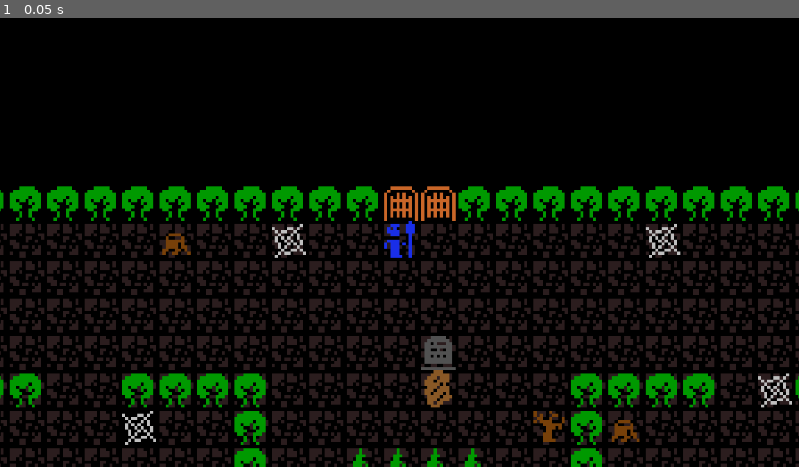
Above: before the commit, frame 1.
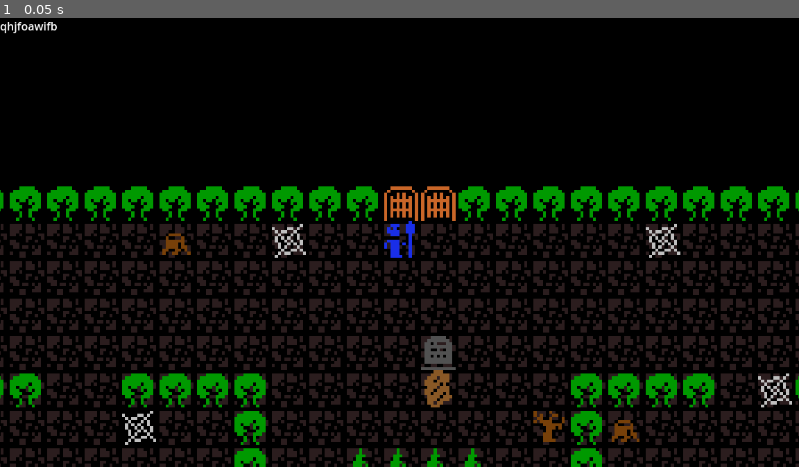
Above: after the commit, the same moment.

Repository: LucyJuza/trijam-bast-luci-luca
Game: Godot game, scene res://main.tscn
The game is run twice, just before and just after one commit, with the same random seed, the same clock (stepped at 60 frames per second) and the same inputs.
Inputs:
- Up to frame 1 (0.05 s): no input

The runs differ from the first frame. In frame 1, less than 0.1% of the frame differs, in the area x 0-8%, y 0-4%.

Commit message:
feat: creuse

Diff:
--- a/global.gd
+++ b/global.gd
@@ -3,28 +3,56 @@
 var score = 0;
 var is_digging =false;
 var displacement_delay = 0.05
+var tombs = [{"pos": Vector2i(0,0), "hps": 100,"damages_dealt": 0,"zombied": false}]
+var lastDugTomb = null;
 signal score_updated
+signal digging_updated
 signal displacement_time_updated
+signal grave_screen_updated
 # Called when the node enters the scene tree for the first time.
 func _ready():
 	pass # Replace with function body.
 
-
+func update_grave_screen(hps_damage_dealt):
+	pass
 # Called every frame. 'delta' is the elapsed time since the previous frame.
 func _process(delta):
 	pass
 
 func update_score(scoreUp):
-	score = scoreUp
+	score += scoreUp
+	if (score % 5) == 0:
+		displacement_delay += 0.05
+		displacement_time_updated.emit()
 	score_updated.emit()
 	pass
 
-func dig():
+func dig(tile_position: Vector2i):
 	print("started digging")
-	is_digging = true
+	var flag = false;
+	for tomb in tombs:
+		if tomb["pos"] == tile_position:
+			flag = true;
+			grave_screen_updated.emit(tomb["hps"],tomb["damages_dealt"])
+			if (tomb["hps"] > 0) and (not tomb["zombied"]):
+				is_digging = true
+		lastDugTomb = tomb
+	if not flag:
+		lastDugTomb = {"pos": tile_position, "hps": 100, "damages_dealt":0, "zombied": false}
+		tombs.push_back(lastDugTomb)
+		grave_screen_updated.emit(100,0)
+		is_digging = true
+	digging_updated.emit()
 	pass
 
 func stop_digging():
-	print("stopped digging")
 	is_digging = false;
+	digging_updated.emit()
 	pass
+
+func update_last_dug_infos(hps,damages,zombied):
+	var lastDugIndex = tombs.find(lastDugTomb)
+	if lastDugIndex != -1:
+		tombs[lastDugIndex]["hps"] = hps
+		tombs[lastDugIndex]["damages_dealt"] = damages
+		tombs[lastDugIndex]["zombied"] = zombied
--- a/main.tscn
+++ b/main.tscn
@@ -1,10 +1,9 @@
-
-[gd_scene load_steps=3 format=3 uid="uid://bs56hjrbbudxp"]
-
-
+[gd_scene load_steps=5 format=3 uid="uid://bs56hjrbbudxp"]
 
 [ext_resource type="PackedScene" uid="uid://bptwwwn2rrok6" path="res://scenes/grave.tscn" id="1_goc4n"]
 [ext_resource type="PackedScene" uid="uid://bclaci0plqmfy" path="res://scenes/player.tscn" id="2_ylf77"]
+[ext_resource type="PackedScene" uid="uid://cpexv3sfbpnsv" path="res://scenes/grave_screen.tscn" id="3_ft0g6"]
+[ext_resource type="Script" path="res://score.gd" id="4_1865u"]
 
 [node name="Node2D" type="Node2D"]
 
@@ -17,3 +16,14 @@
 [node name="Camera2D" type="Camera2D" parent="Grave/Player"]
 position = Vector2(6, 7)
 zoom = Vector2(4.495, 4.495)
+
+[node name="GraveScreen" parent="." instance=ExtResource("3_ft0g6")]
+visible = false
+
+[node name="CanvasLayer" type="CanvasLayer" parent="."]
+
+[node name="score" type="Label" parent="CanvasLayer"]
+offset_right = 83.0
+offset_bottom = 23.0
+text = "qhjfoawifb"
+script = ExtResource("4_1865u")
--- a/scenes/grave_screen.tscn
+++ b/scenes/grave_screen.tscn
@@ -14,7 +14,7 @@
 [node name="GraveBG" type="ColorRect" parent="."]
 offset_right = 1152.0
 offset_bottom = 645.0
-color = Color(0.309804, 0.309804, 0.309804, 1)
+color = Color(1, 1, 1, 0)
 
 [node name="GraveLabel" type="Label" parent="GraveBG"]
 layout_mode = 0
@@ -50,23 +50,3 @@
 offset_top = -0.105003
 offset_right = 300.128
 offset_bottom = 449.895
-
-[node name="TreasuresGotten" type="Label" parent="GraveBG"]
-unique_name_in_owner = true
-layout_mode = 0
-offset_left = 774.0
-offset_top = 208.0
-offset_right = 814.0
-offset_bottom = 231.0
-text = "0"
-horizontal_alignment = 1
-vertical_alignment = 1
-
-[node name="Zombie" type="Label" parent="GraveBG"]
-unique_name_in_owner = true
-layout_mode = 0
-offset_left = 772.0
-offset_top = 248.0
-offset_right = 868.0
-offset_bottom = 271.0
-text = "Tout va bien"
--- a/scenes/player.tscn
+++ b/scenes/player.tscn
@@ -41,7 +41,7 @@
 	else:
 		is_tile_above_diggable = false;
 	if is_tile_above_diggable and Input.is_action_just_pressed(\"interact\") and not Global.is_digging:
-		Global.dig()
+		Global.dig(above_tile)
 	if Global.is_digging and (Input.is_action_just_pressed(\"left\") or Input.is_action_just_pressed(\"right\") or Input.is_action_just_pressed(\"up\") or Input.is_action_just_pressed(\"down\")):
 		Global.stop_digging()
 
--- a/scenes/scripts/GraveScreen.gd
+++ b/scenes/scripts/GraveScreen.gd
@@ -14,40 +14,76 @@
 var damage_dealt
 var monster_spawn
 var treasure_spawn
-var treasures_gotten
+var zombied
+func _ready():
+	Global.digging_updated.connect(digUpdate)
+	Global.grave_screen_updated.connect(update_display)
 
-func _ready():
 	init(100.0)
 
+func digUpdate():
+	visible = Global.is_digging
+	if not Global.is_digging:
+		Global.update_last_dug_infos(health, damage_dealt, zombied)
+
 func _physics_process(delta):
-	var digging = Input.is_action_just_pressed("interact")
-	if digging and !monster_spawn:
-		dig()
+	if Global.is_digging:
+		var digging = Input.is_action_just_pressed("interact")
+		if digging and !monster_spawn:
+			dig()
 
 func init(wanted_health) :
+	%GraveLayers.current_layer = 0;
+	%GraveLayers.update_layers();
 	health = wanted_health
 	damage_dealt = 0
 	monster_spawn = 0
 	treasure_spawn = 0
-	treasures_gotten = 0
+	zombied = false
+
+func update_display(current_health,current_damage_dealt):
+	if current_health <= MAX_HP and current_health > 75 :
+		%GraveLayers.current_layer = 0
+		%GraveLayers.update_layers()
+	if current_health <= 75 and current_health > 50:
+		%GraveLayers.current_layer = 1
+		%GraveLayers.update_layers()
+	if current_health <= 50 and current_health > 25:
+		%GraveLayers.current_layer = 2
+		%GraveLayers.update_layers()
+	if current_health <= 50 and current_health > 25:
+		%GraveLayers.current_layer = 3
+		%GraveLayers.update_layers()
+	if current_health <= 25 and current_health > 0:
+		%GraveLayers.current_layer = 4
+		%GraveLayers.update_layers()
+	health = current_health
+	%ProgressBar.value = health
+	damage_dealt = current_damage_dealt;
+	monster_spawn = 0
+	treasure_spawn = 0
 
 func dig():
-	health -= DAMAGE_PER_DIG
-	damage_dealt += DAMAGE_PER_DIG
-	%ProgressBar.value = health
+	if health > 0:
+		health -= DAMAGE_PER_DIG
+		damage_dealt += DAMAGE_PER_DIG
+		%ProgressBar.value = health
 
-	if damage_dealt >= DAMAGE_THRESHOLD:
-		damage_dealt = 0
-		%GraveLayers.cycle_layers()
+		if damage_dealt >= DAMAGE_THRESHOLD:
+			damage_dealt = 0
+			%GraveLayers.cycle_layers()
 
-	if health < MONSTER_HP_THRESHOLD:
-		monster_spawn = randf() > health / MONSTER_HP_THRESHOLD
+		if health < MONSTER_HP_THRESHOLD:
+			monster_spawn = randf() > health / MONSTER_HP_THRESHOLD
 
-	treasure_spawn = randf() > health / MAX_HP
+		treasure_spawn = randf() > health / MAX_HP
 
-	if treasure_spawn :
-		treasures_gotten += 1
-	%TreasuresGotten.text = str(treasures_gotten)
+		if treasure_spawn :
+			Global.update_score(1)
 
-	if monster_spawn :
-		%Zombie.text = "Zombie"
+		if monster_spawn :
+			zombied = true
+			print("ZOMBIIIIIIE!!!!!!")
+			Global.stop_digging()
+	else:
+		Global.stop_digging()
--- /dev/null
+++ b/score.gd
@@ -0,0 +1,13 @@
+extends Label
+
+
+# Called when the node enters the scene tree for the first time.
+func _ready():
+	Global.score_updated.connect(updating)
+	pass # Replace with function body.
+
+func updating():
+	text = str(Global.score)
+# Called every frame. 'delta' is the elapsed time since the previous frame.
+func _process(delta):
+	pass
